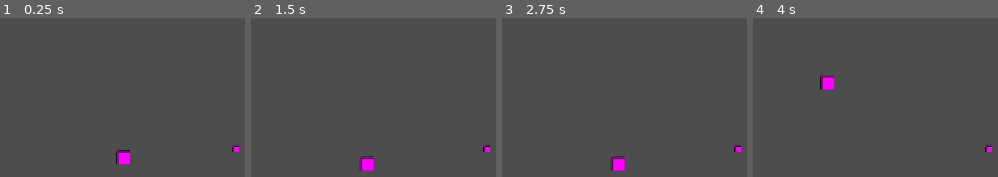
Above: before the commit, frames 1-4 (left to right).
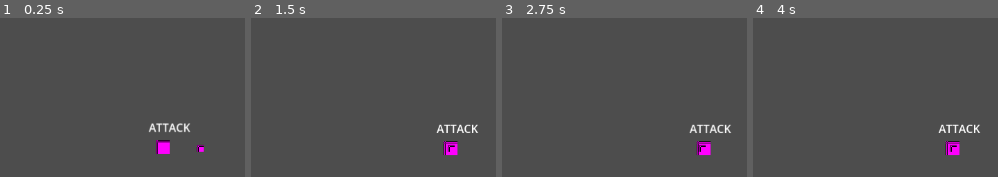
Above: after the commit, the same moments.

Repository: Pkb-Codes/zekome
Game: Godot game, scene res://scenes/dev_Bhavishya.tscn
The game is run twice, just before and just after one commit, with the same random seed, the same clock (stepped at 60 frames per second) and the same inputs.
Inputs:
- Up to frame 1 (0.25 s): no input
- Up to frame 2 (1.5 s): no input
- Up to frame 3 (2.75 s): no input
- Up to frame 4 (4 s): no input

The runs differ from the first frame. In frame 1, 1.8% of the frame differs, in the area x 47-98%, y 66-92%; in frame 2, 1.7%; in frame 3, 1.7%; in frame 4, 1.7%.

Commit message:
Layer & Masking, Debug Label added
Player and Enemy dont collide with each other to allow dashing,
Layers : Player - 2, Enemy -3
Masks : playerDetection : 2

Diff:
--- /dev/null
+++ b/Prefabs/wall.tscn
@@ -0,0 +1,17 @@
+[gd_scene format=3 uid="uid://t7j8dqu3c5o5"]
+
+[sub_resource type="RectangleShape2D" id="RectangleShape2D_0wbvn"]
+
+[sub_resource type="PlaceholderTexture2D" id="PlaceholderTexture2D_x7ijt"]
+
+[node name="Wall" type="RigidBody2D" unique_id=1047535534]
+gravity_scale = 0.0
+lock_rotation = true
+
+[node name="CollisionShape2D" type="CollisionShape2D" parent="." unique_id=1191204215]
+scale = Vector2(1, 10)
+shape = SubResource("RectangleShape2D_0wbvn")
+
+[node name="Sprite2D" type="Sprite2D" parent="." unique_id=1287911291]
+scale = Vector2(20, 200)
+texture = SubResource("PlaceholderTexture2D_x7ijt")
--- a/scenes/dev_Bhavishya.tscn
+++ b/scenes/dev_Bhavishya.tscn
@@ -17,37 +17,34 @@
 [node name="DevBhavishya" type="Node2D" unique_id=1889251947]
 
 [node name="wolf" type="CharacterBody2D" parent="." unique_id=49764838]
+collision_layer = 2
 script = ExtResource("1_mlt7u")
 
 [node name="Sprite2D" type="Sprite2D" parent="wolf" unique_id=28858709]
 texture = SubResource("PlaceholderTexture2D_yab6o")
 
 [node name="debug" type="Label" parent="wolf" unique_id=1298027836]
-offset_left = -32.0
-offset_top = -30.0
-offset_right = 39.0
-offset_bottom = -7.0
+offset_left = -20.0
+offset_top = -40.0
+offset_right = 15.0
+offset_bottom = -17.0
+text = "IDLE"
+horizontal_alignment = 1
+metadata/_edit_use_anchors_ = true
 
 [node name="CollisionShape2D" type="CollisionShape2D" parent="wolf" unique_id=771316341]
 shape = SubResource("CapsuleShape2D_mlt7u")
 
 [node name="Area2D" type="Area2D" parent="wolf" unique_id=1822363687]
+collision_mask = 5
 
 [node name="CollisionShape2D" type="CollisionShape2D" parent="wolf/Area2D" unique_id=1109869516]
 scale = Vector2(10, 10)
 shape = SubResource("CircleShape2D_v25rj")
 
-[node name="FiniteStateMachine" type="Node2D" parent="wolf" unique_id=54317903]
-
-[node name="Idle" type="Node2D" parent="wolf/FiniteStateMachine" unique_id=124530492]
-position = Vector2(0, 2)
-
-[node name="Patrol" type="Node2D" parent="wolf/FiniteStateMachine" unique_id=920286169]
-
-[node name="Attack" type="Node2D" parent="wolf/FiniteStateMachine" unique_id=700047136]
-
 [node name="Player" type="CharacterBody2D" parent="." unique_id=895898006 groups=["player"]]
-position = Vector2(140, 4)
+position = Vector2(88.975, 4)
+collision_layer = 4
 
 [node name="Sprite2D" type="Sprite2D" parent="Player" unique_id=1769820827]
 texture = SubResource("PlaceholderTexture2D_v25rj")
--- a/scripts/state.gd
+++ b/scripts/state.gd
@@ -6,6 +6,7 @@
 
 @export var speed = 120
 @export var patrol_radius = 200
+@onready var debug: Label = $debug
 
 var player: Node2D = null
 var player_detected = false
@@ -30,7 +31,7 @@
 
 		State.ATTACK:
 			attack_state()
-
+	debug.text = State.keys()[state]
 	move_and_slide()
 
 
@@ -58,7 +59,7 @@
 	if player_detected:
 		state = State.ATTACK
 
-
+#COLLISION SETUP : 1-World 2-Player 3-Enemy
 func attack_state():
 
 	if player == null:
@@ -89,4 +90,4 @@
 
 func _on_area_2d_body_exited(body: Node2D) -> void:
 	if body == player:
-		player_detected = false
+				player_detected = false
